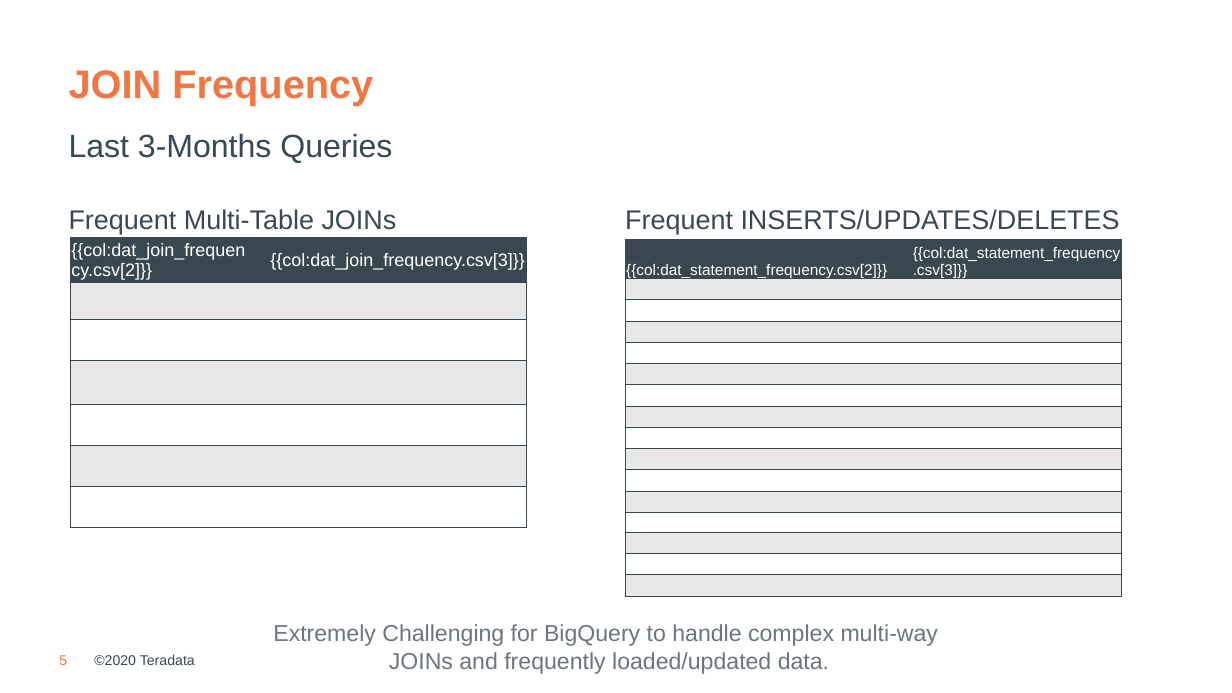
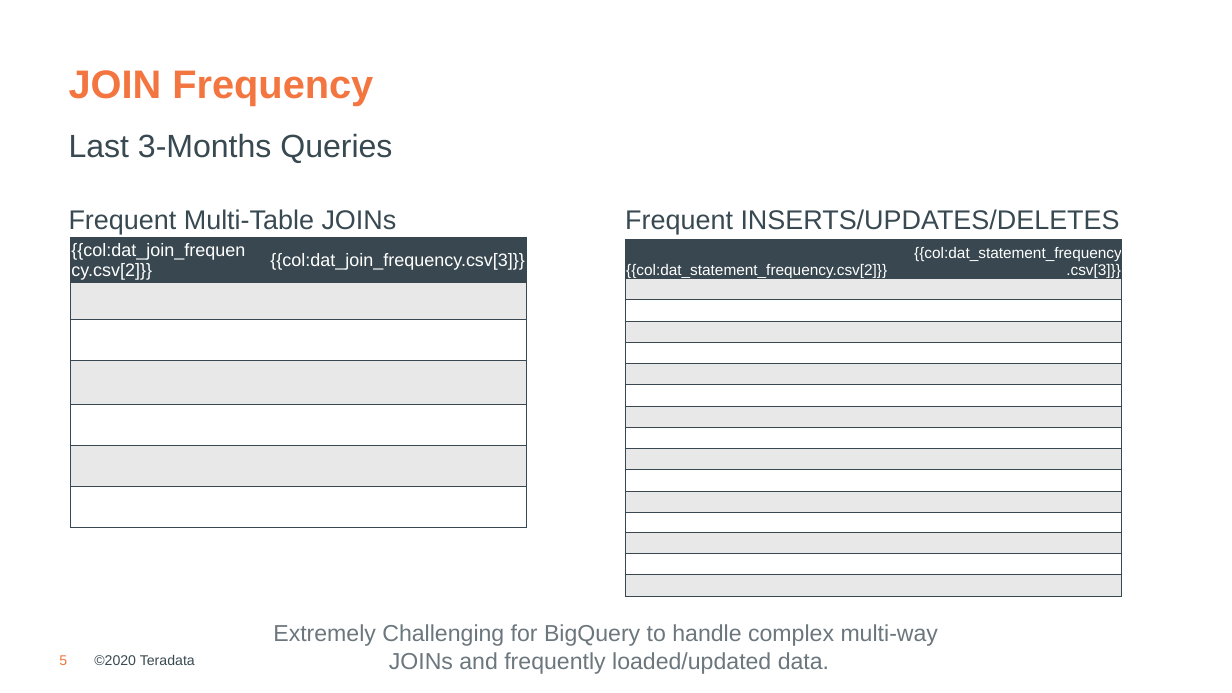
Before and after one commit to tdcoa/sql, a slide deck: slide 5 of filesets/compete_bigquery/big_query_migration_blockers.pptx. Drawn at 1232x693 pixels with LibreOffice and Linux fonts; fonts in the diff are those of the drawing; background and template pictures are left out. Boxes give left, top, right and bottom in pixels: in the first picture for what was removed or moved away, otherwise in the second. Text is boxed around its words. In the diff, an @@ line names an element or a change of style, - is before the commit and + after.

```diff
--- a/filesets/compete_bigquery/big_query_migration_blockers.pptx
+++ b/filesets/compete_bigquery/big_query_migration_blockers.pptx
@@ table at <box>626,239,1122,596</box> @@
@@ alignment justified to right @@
```
